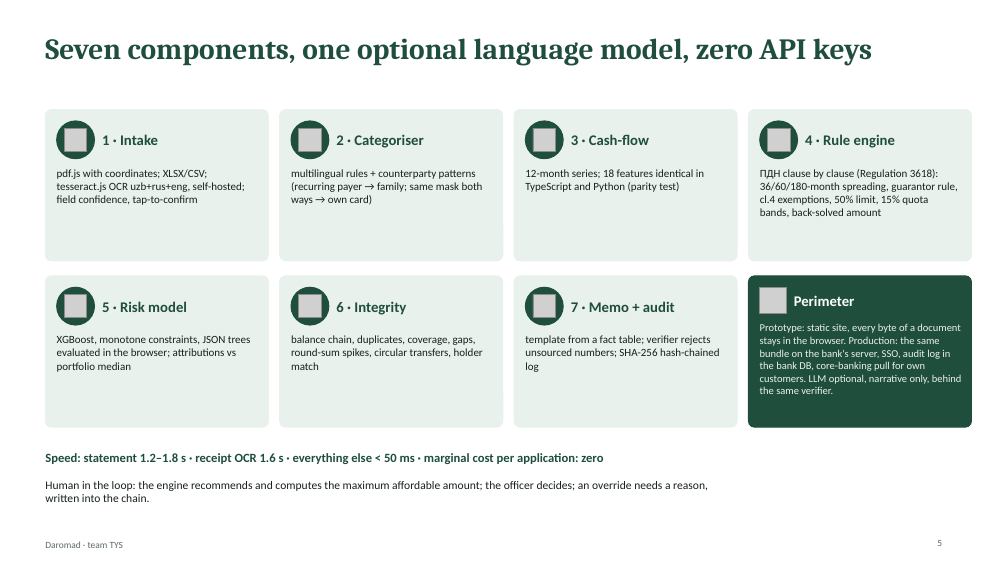
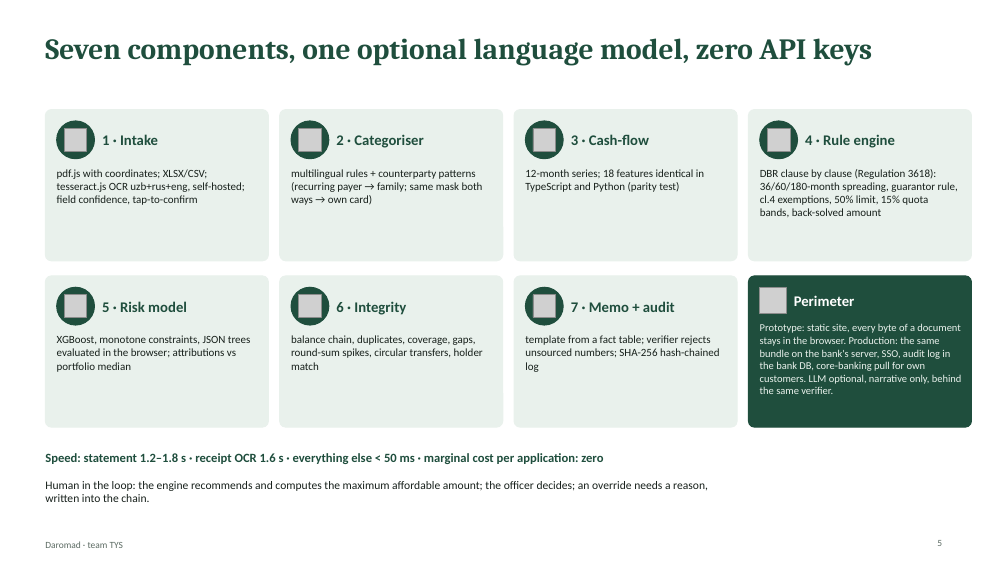
Before and after one commit to hmunisbekk-droid/TYS-fintech, a slide deck: slide 5 of deck/Daromad_TYS_deck.pptx. Drawn at 1008x567 pixels with LibreOffice and Linux fonts; fonts in the diff are those of the drawing; grey boxes stand for pictures. Boxes give left, top, right and bottom in pixels: in the first picture for what was removed or moved away, otherwise in the second. Text is boxed around its words. In the diff, an @@ line names an element or a change of style, - is before the commit and + after.

```diff
--- a/deck/Daromad_TYS_deck.pptx
+++ b/deck/Daromad_TYS_deck.pptx
@@ text at <box>760,169,958,217</box>: text changed @@
-ПДН clause by clause (Regulation 3618): 36/60/180-month spreading, guarantor rule, cl.4 exemptions, 50% limit, 15% quota bands, back-solved amount
+DBR clause by clause (Regulation 3618): 36/60/180-month spreading, guarantor rule, cl.4 exemptions, 50% limit, 15% quota bands, back-solved amount
```
Also in this commit, not shown: 7 other slides changed, 3 slides removed, 20 other files.
